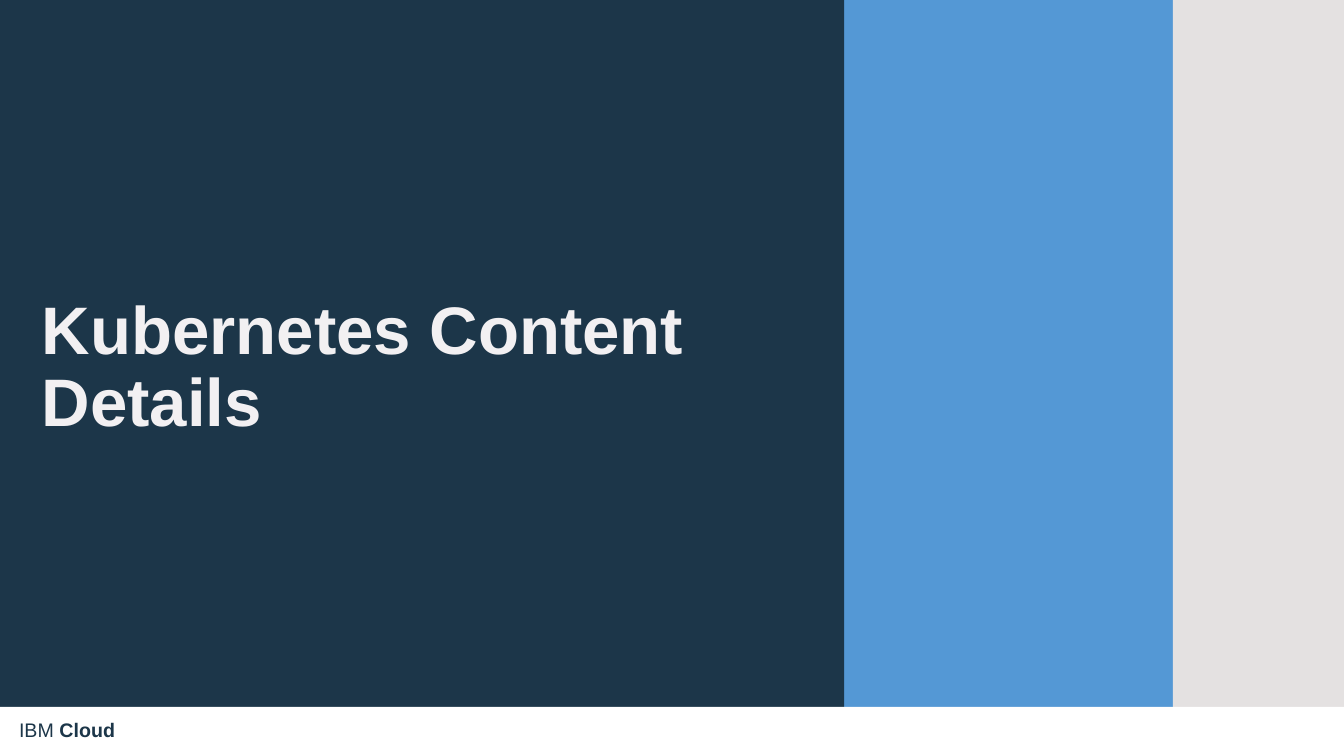
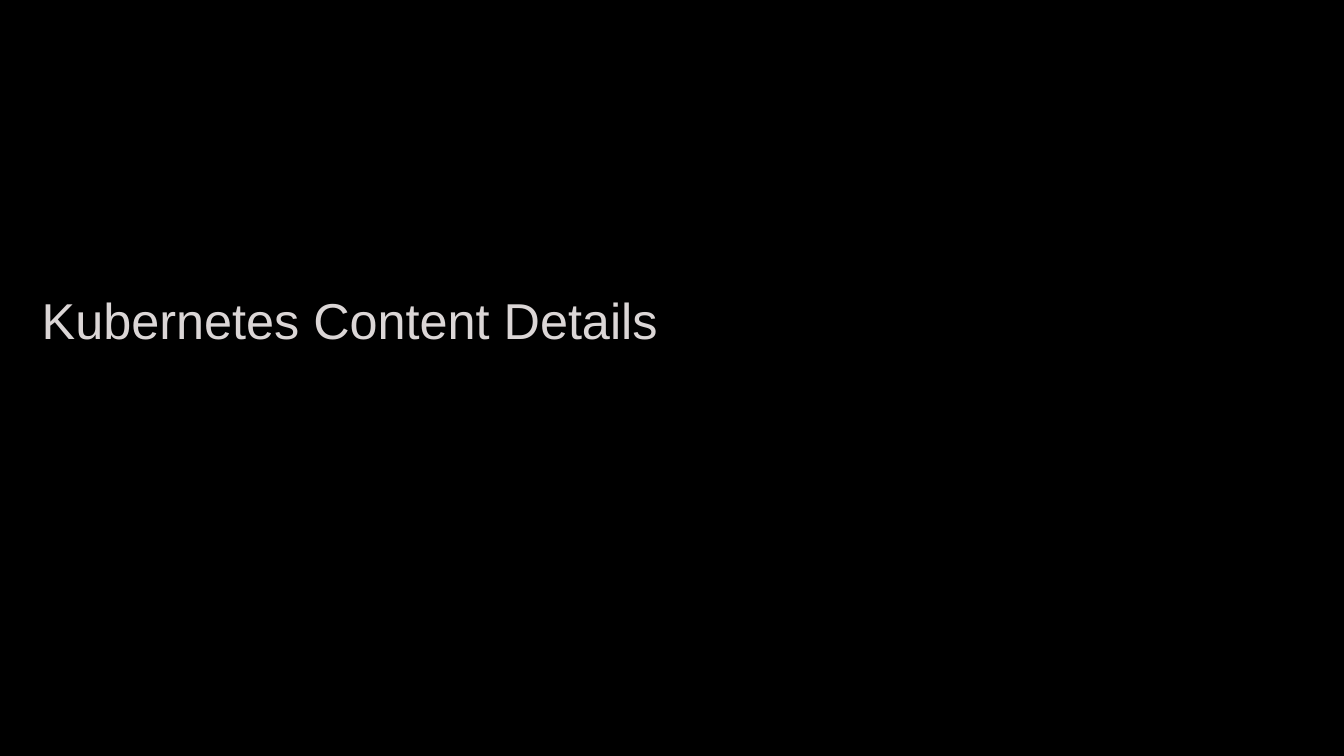
Before and after one commit to patrocinio/cloud-private-bootcamp, a slide deck: slide 23 of Day1/IBM Cloud Private Content Master Deck - April 20 2018.pptx. Drawn at 1344x756 pixels with LibreOffice and Linux fonts; fonts in the diff are those of the drawing; background and template pictures are left out. Boxes give left, top, right and bottom in pixels: in the first picture for what was removed or moved away, otherwise in the second. Text is boxed around its words. In the diff, an @@ line names an element or a change of style, - is before the commit and + after.

```diff
--- a/Day1/IBM Cloud Private Content Master Deck - April 20 2018.pptx
+++ b/Day1/IBM Cloud Private Content Master Deck - April 20 2018.pptx
@@ background #FFFFFF to #000000 @@
@@ rectangle removed at [0, 0, 845, 756] @@
@@ rectangle removed at [845, 0, 1175, 756] @@
@@ rectangle removed at [1174, 0, 1344, 756] @@
@@ text "Kubernetes Content Details" at [42, 302, 658, 340]: size 48 to 36 pt, text colour #F1F0F1 to #DBD6D6, bold off; more space between paragraphs @@
@@ rectangle removed at [0, 707, 1344, 756] @@
@@ text removed at [19, 722, 115, 738] @@
-IBM Cloud
```
Also in this commit, not shown: 8 other slides changed.
